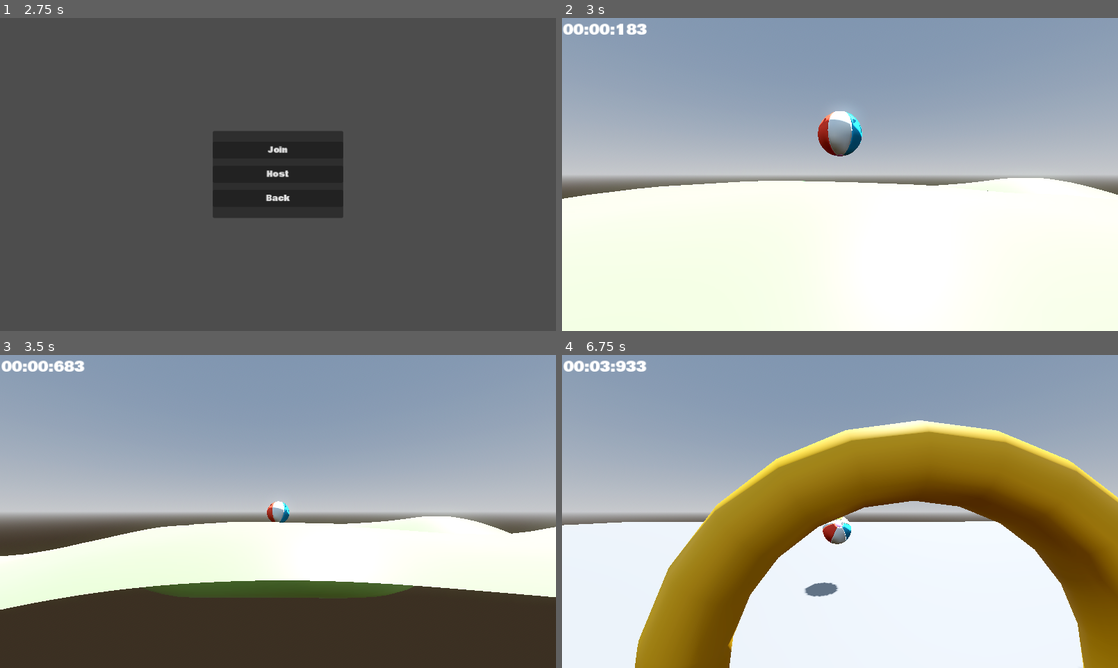
Above: before the commit, frames 1-4 (two rows, left to right).
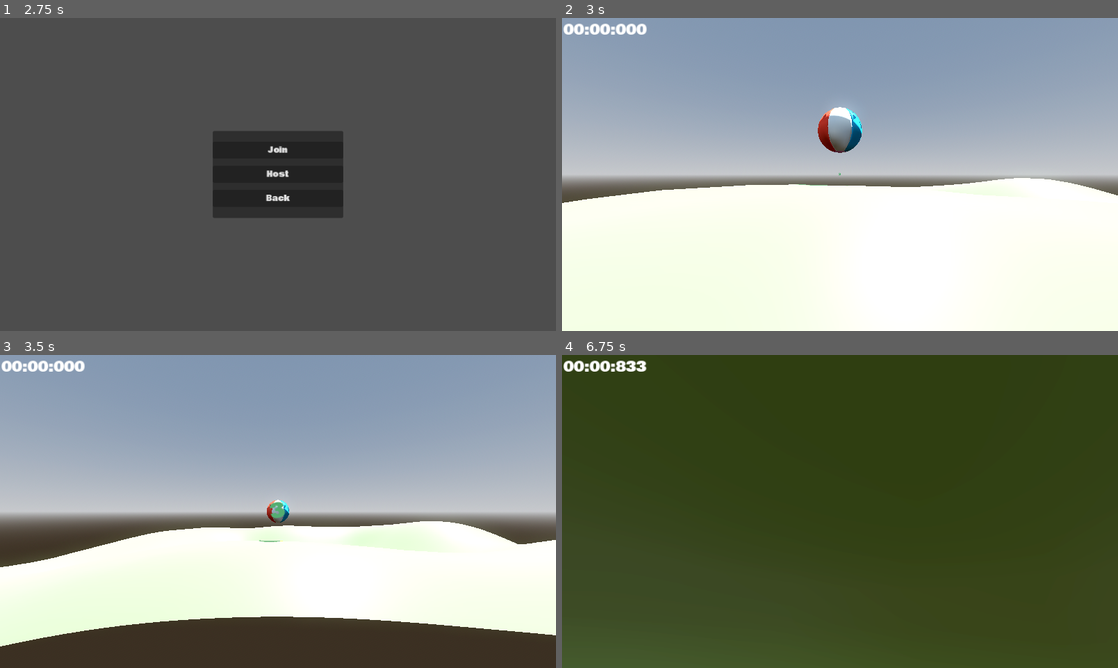
Above: after the commit, the same moments.

Repository: BenStoner/super-not-vr-ball
Game: Godot game, scene res://main.tscn
Same seed, same stepped clock (60 frames per second), same inputs: the game is played once before the commit and once after it.
Inputs (mouse positions are in pixels of both pictures, inside the frame that each line leads up to):
- Up to frame 1 (2.75 s): click "Play" at 0.5 s; tap Enter (ui_accept) at 1.25, 2 s; move the mouse to (400, 158) at 1.27 s; hold D (move_right) 1.28-2.03 s; tap Space (jump) at 1.35, 1.52, 1.82, 2.1, 2.27, 2.57 s; move the mouse to (166, 190) at 2.02 s; hold Shift (brake) from 2.03 s (still down)
- Up to frame 2 (3 s): release Shift (brake) at 2.75 s; click "Host" at 2.75 s
- Up to frame 3 (3.5 s): no input
- Up to frame 4 (6.75 s): move the mouse to (851, 505) at 3.52 s; hold W (move_forward) from 3.53 s (still down); tap Space (jump) at 3.6, 4.35, 4.52, 4.82, 5.1, 5.27, 5.57, 5.85, 6.02, 6.32, 6.6 s; move the mouse to (834, 517) at 4.27 s; move the mouse to (878, 514) at 5.02 s; move the mouse to (795, 508) at 5.77 s; move the mouse to (845, 511) at 6.52 s

Frame 1 is identical in both runs. In frame 2, 1.5% of the frame differs, in the area x 0-100%, y 1-60%; in frame 3, 15%; in frame 4, 100%, in the area x 0-100%, y 0-100%.
Error in both runs: Assertion failed: UPNP Discover Failed! Error 24 (res://main.gd:73)

Commit message:
added timer and countdown timer

Diff:
--- a/Autoloads/Timer.gd
+++ b/Autoloads/Timer.gd
@@ -17,7 +17,7 @@
 	var mins = fmod(time, 60*60) / 60
 
 	var time_passed = "%02d:%02d:%03d" % [mins,secs,mils]
-	text = time_passed# + " : " + var2str(time)
+	text = time_passed
 
 
 func start():
--- a/Autoloads/count_down_timer.gd
+++ b/Autoloads/count_down_timer.gd
@@ -1,12 +1,11 @@
 extends Label
 
 
-func _unhandled_input(event: InputEvent) -> void:
-	if Input.is_action_just_pressed("brake"):
-		countdown()
-
-
+@rpc("any_peer", "call_local")
 func countdown():
+	get_tree().paused = true
+	text = "3"
+	add_theme_color_override("font_color", Color("53ad71"))
 	var tween = create_tween().set_ease(Tween.EASE_IN_OUT).set_trans(Tween.TRANS_QUART)
 	tween.set_parallel(true)
 	tween.tween_property(self, "scale", Vector2(1.2, 1.2), 0.5)
@@ -42,3 +41,5 @@
 	tween6.set_parallel(true)
 	tween6.tween_property(self, "scale", Vector2.ZERO, 0.5)
 	tween6.tween_property(self, "rotation_degrees", 0, 0.4)
+	await tween6.finished
+	get_tree().paused = false
--- a/Autoloads/count_down_timer.tscn
+++ b/Autoloads/count_down_timer.tscn
@@ -4,6 +4,7 @@
 [ext_resource type="Script" path="res://Autoloads/count_down_timer.gd" id="2_eek6g"]
 
 [node name="CountDownTimer" type="Label"]
+process_mode = 3
 anchors_preset = 8
 anchor_left = 0.5
 anchor_top = 0.5
--- a/Player/player.gd
+++ b/Player/player.gd
@@ -23,35 +23,36 @@
 
 func _physics_process(_delta):
 	if not is_multiplayer_authority(): return
-#	# Movement
-	move_direction = Vector3.ZERO
-	move_direction.x = Input.get_axis("move_left", "move_right")
-	move_direction.z = Input.get_axis("move_forward", "move_backward")
-	move_direction = move_direction.rotated((Vector3.UP), spring_arm.rotation.y).normalized()
+	if get_tree().paused == false:
+		# Movement
+		move_direction = Vector3.ZERO
+		move_direction.x = Input.get_axis("move_left", "move_right")
+		move_direction.z = Input.get_axis("move_forward", "move_backward")
+		move_direction = move_direction.rotated((Vector3.UP), spring_arm.rotation.y).normalized()
 
-	if not Input.is_action_pressed("brake"):
-		apply_central_force(move_direction * speed)
+		if not Input.is_action_pressed("brake"):
+			apply_central_force(move_direction * speed)
 
-	# Braking
-	if Input.is_action_pressed("brake"):
-		linear_velocity.x = lerp(linear_velocity.x, 0.0, 0.1)
-		linear_velocity.z = lerp(linear_velocity.z, 0.0, 0.1)
-		rotation = lerp(rotation, Vector3.ZERO, 0.1)
-		angular_velocity = lerp(angular_velocity, Vector3.ZERO, 0.1)
+		# Braking
+		if Input.is_action_pressed("brake"):
+			linear_velocity.x = lerp(linear_velocity.x, 0.0, 0.1)
+			linear_velocity.z = lerp(linear_velocity.z, 0.0, 0.1)
+			rotation = lerp(rotation, Vector3.ZERO, 0.1)
+			angular_velocity = lerp(angular_velocity, Vector3.ZERO, 0.1)
 
-	# Small jump if not moving
-	if jump_timer.is_stopped():
-		if linear_velocity.x <= 0.15 and linear_velocity.y <= 0.15 and linear_velocity.y <= 0.15 and linear_velocity.x >= -0.15 and linear_velocity.y >= -0.15 and linear_velocity.y >= -0.15:
-			if Input.is_action_just_pressed("jump"):
-				jump_timer.start()
-				apply_central_force(Vector3.UP * 200)
+		# Small jump if not moving
+		if jump_timer.is_stopped():
+			if linear_velocity.x <= 0.15 and linear_velocity.y <= 0.15 and linear_velocity.y <= 0.15 and linear_velocity.x >= -0.15 and linear_velocity.y >= -0.15 and linear_velocity.y >= -0.15:
+				if Input.is_action_just_pressed("jump"):
+					jump_timer.start()
+					apply_central_force(Vector3.UP * 200)
 
-	# Limits soeed
-	if abs(get_linear_velocity().x) > max_speed or abs(get_linear_velocity().y) > max_speed or abs(get_linear_velocity().z) > max_speed\
-	or abs(get_linear_velocity().x) < -max_speed or abs(get_linear_velocity().y) < -max_speed or abs(get_linear_velocity().z) < -max_speed:
-		var new_speed = get_linear_velocity().normalized()
-		new_speed *= max_speed
-		set_linear_velocity(new_speed)
+		# Limits soeed
+		if abs(get_linear_velocity().x) > max_speed or abs(get_linear_velocity().y) > max_speed or abs(get_linear_velocity().z) > max_speed\
+		or abs(get_linear_velocity().x) < -max_speed or abs(get_linear_velocity().y) < -max_speed or abs(get_linear_velocity().z) < -max_speed:
+			var new_speed = get_linear_velocity().normalized()
+			new_speed *= max_speed
+			set_linear_velocity(new_speed)
 
 	spring_arm.position = position
 
@@ -62,3 +63,8 @@
 
 	angular_velocity = Vector3.ZERO
 	linear_velocity = Vector3.ZERO
+
+
+func reset():
+	angular_velocity = Vector3.ZERO
+	linear_velocity = Vector3.ZERO
--- a/main.gd
+++ b/main.gd
@@ -102,6 +102,8 @@
 
 	level_instance.level_finished.connect(_current_level_finished.bind())
 
+	CountDownTimer.rpc("countdown")
+
 
 func _current_level_finished(next_level):
 	change_level(next_level)
--- a/project.godot
+++ b/project.godot
@@ -18,6 +18,7 @@
 [autoload]
 
 RaceTimer="*res://Autoloads/timer.tscn"
+CountDownTimer="*res://Autoloads/count_down_timer.tscn"
 
 [display]
 
